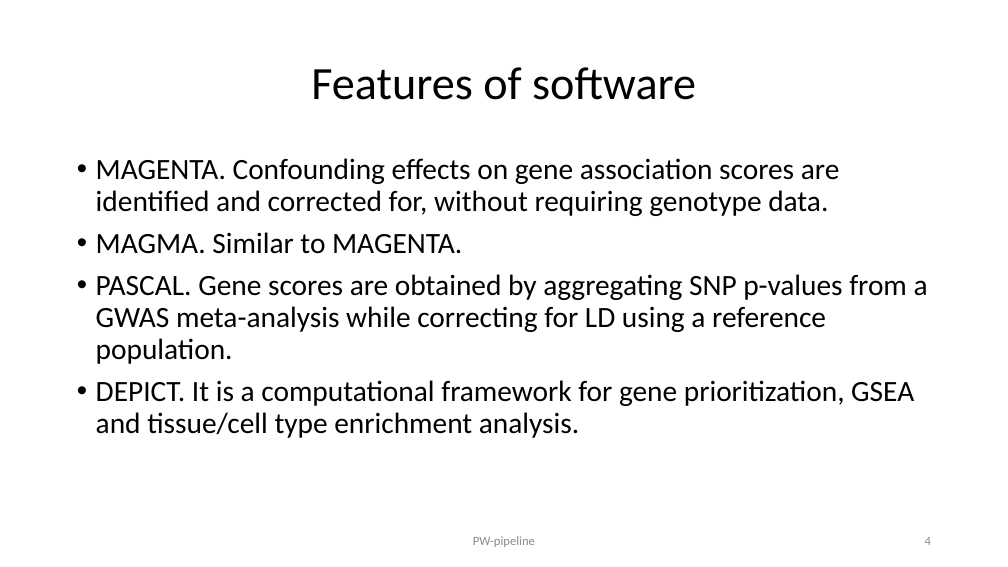
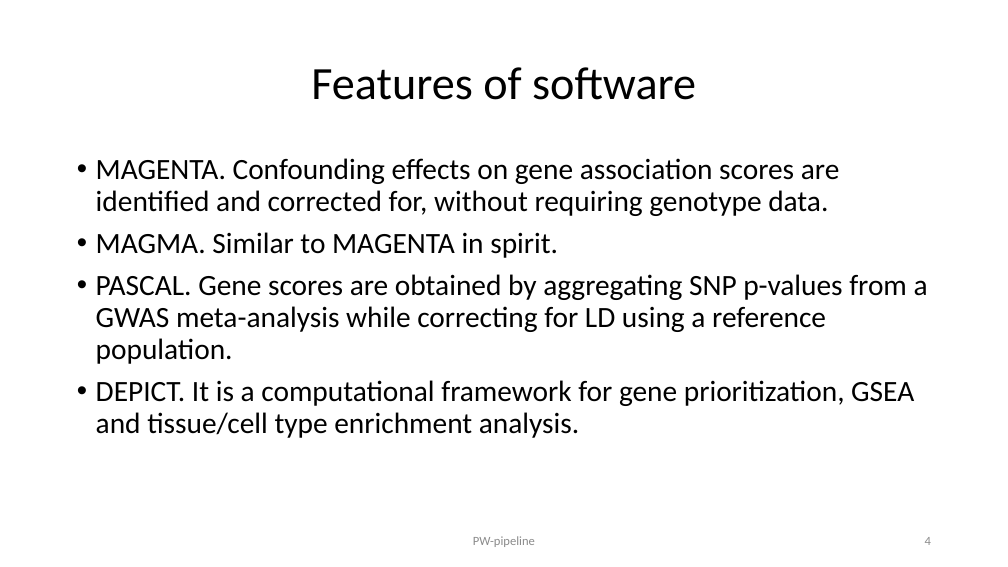
Before and after one commit to jinghuazhao/PW-pipeline, a slide deck: slide 4 of README.pptx. Drawn at 1008x567 pixels with LibreOffice and Linux fonts; fonts in the diff are those of the drawing. Boxes give left, top, right and bottom in pixels: in the first picture for what was removed or moved away, otherwise in the second. Text is boxed around its words. In the diff, an @@ line names an element or a change of style, - is before the commit and + after.

```diff
--- a/README.pptx
+++ b/README.pptx
@@ text at (96, 232, 558, 258): text changed @@
-• MAGMA. Similar to MAGENTA.
+• MAGMA. Similar to MAGENTA in spirit.
```
Also in this commit, not shown: 4 other slides changed.
